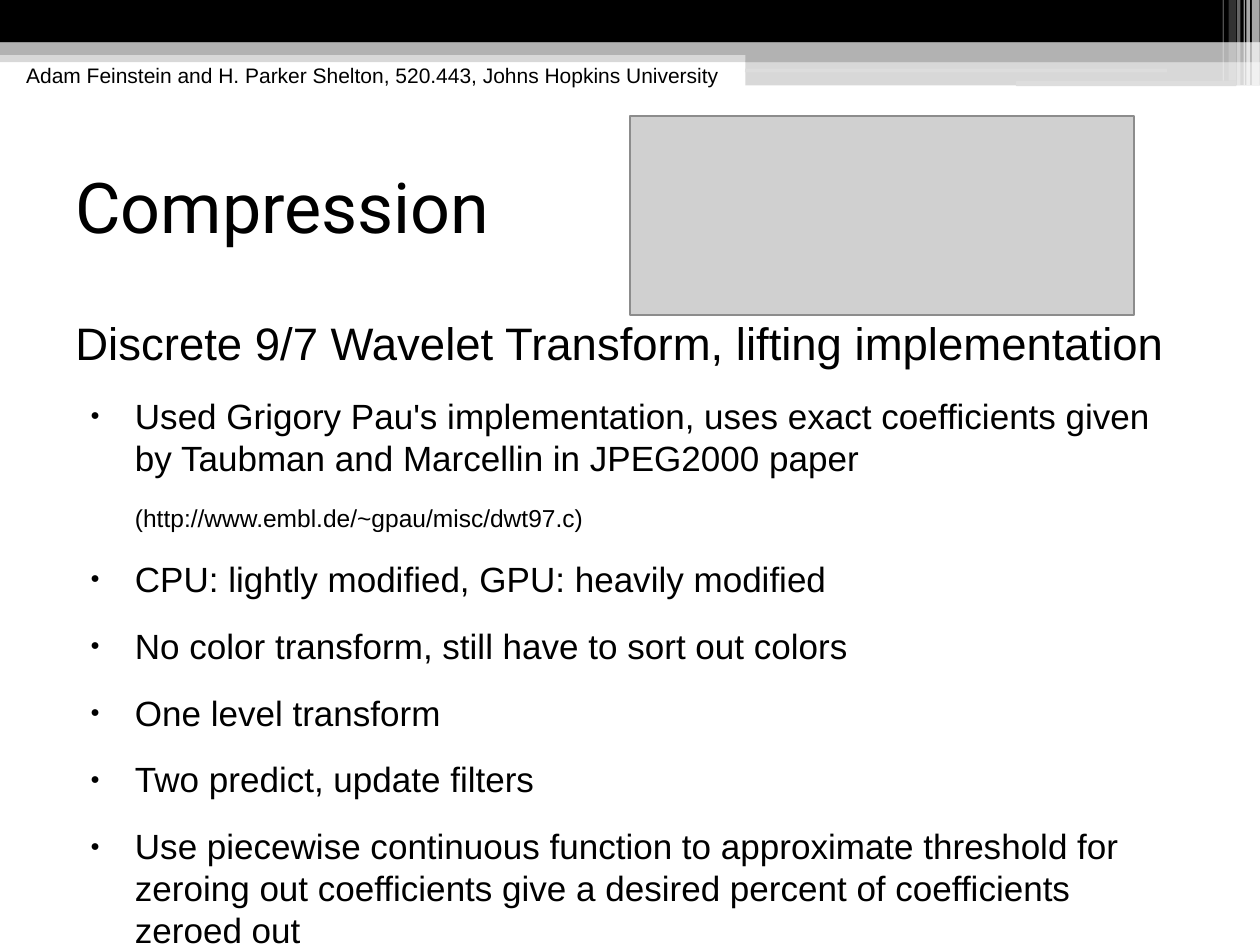
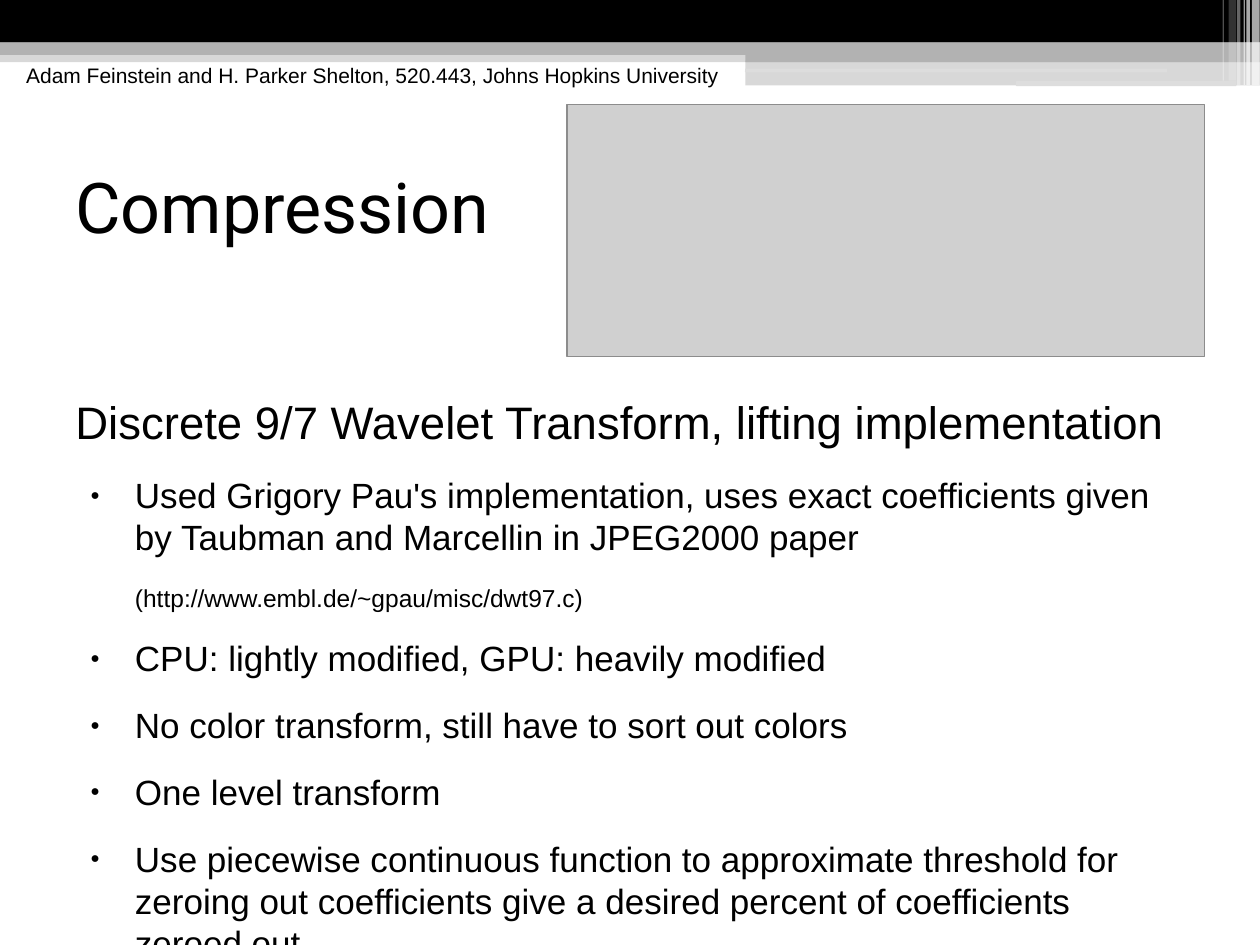
Before and after one commit to hpshelton/multimedia, a slide deck: slide 26 of docs/Multimedia Presentation.odp (slide 23 before the commit). Drawn at 1260x945 pixels with LibreOffice and Linux fonts; fonts in the diff are those of the drawing; grey boxes stand for pictures. Boxes give left, top, right and bottom in pixels: in the first picture for what was removed or moved away, otherwise in the second. Text is boxed around its words. In the diff, an @@ line names an element or a change of style, - is before the commit and + after.

```diff
--- a/docs/Multimedia Presentation.odp
+++ b/docs/Multimedia Presentation.odp
@@ picture: place and size @@
-picture at (630,116,1134,315)
+picture at (567,105,1205,357)
@@ text "Discrete 9/7 Wavelet Transform, lifting ...": place and size @@
-text "Discrete 9/7 Wavelet Transform, lifting ..." at (75,327,1163,944)
+text "Discrete 9/7 Wavelet Transform, lifting ..." at (75,406,1163,921)
@@ text at (135,766,534,799): paragraph removed @@
-● Two predict, update filters
```
Also in this commit, not shown: 17 other slides changed, 6 slides added, 1 other file.
